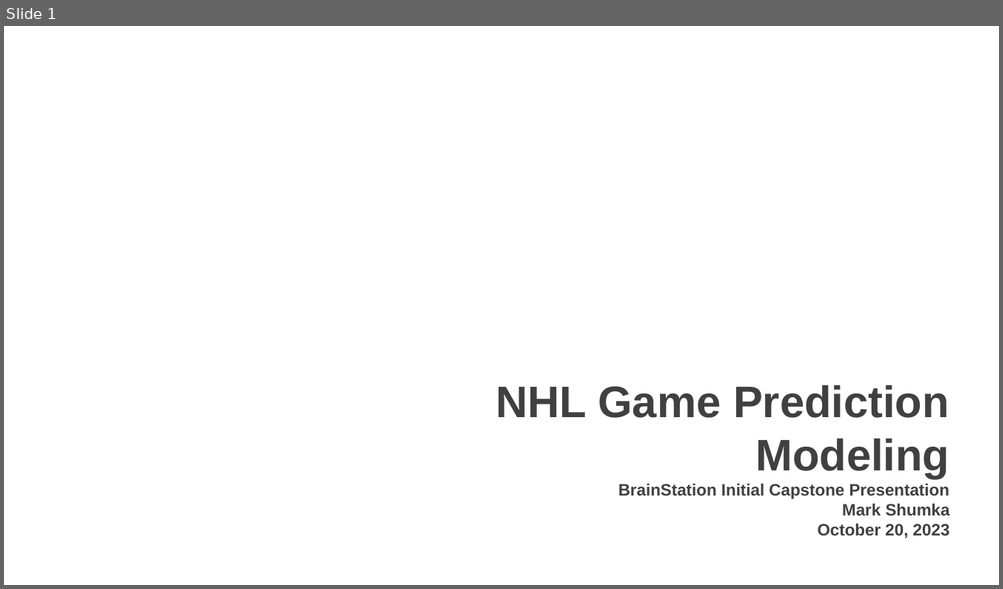
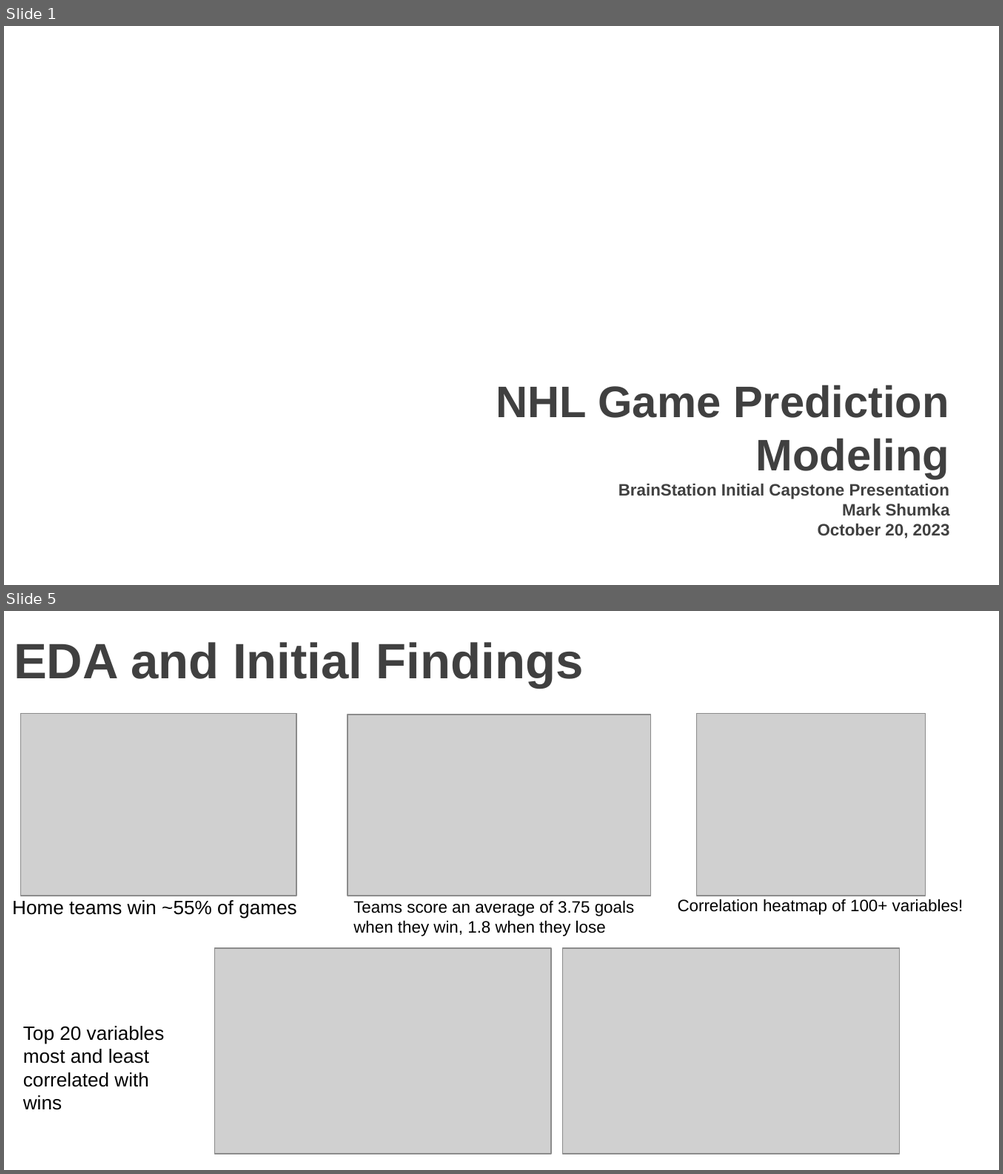
Before and after one commit to markshumka/NHL-Game-Predictor, a slide deck: Reports/Mark Shumka Initial Capstone Presentation.pptm. Shown one above the other, each under a label of ours: slide 1 before the commit, slides 1 and 5 after it; the slides between them are not shown. The pictures are 1003x589 and 1003x1174 pixels, drawn with LibreOffice and Linux fonts; fonts in the diff are those of the drawing; grey boxes stand for pictures; background and template pictures are left out. Boxes give left, top, right and bottom in pixels: in the first picture for what was removed or moved away, otherwise in the second. Text is boxed around its words. In the diff, an @@ line names an element or a change of style, - is before the commit and + after.

```diff
--- a/Reports/Mark Shumka Initial Capstone Presentation.pptm
+++ b/Reports/Mark Shumka Initial Capstone Presentation.pptm
@@ slide 5 added at [4,611,999,1170], background picture (left out) @@
@@ title added at [14,642,583,688], 36 pt, text #404040, bold @@
+EDA and Initial Findings
@@ picture added at [21,713,296,895] @@
@@ picture added at [347,715,651,895] @@
@@ picture added at [696,713,925,897] @@
@@ text added at [677,899,963,915], 12 pt, text #000000 @@
+Correlation heatmap of 100+ variables!
@@ text added at [12,900,297,919], 14 pt, text #000000 @@
+Home teams win ~55% of games
@@ text added at [353,900,634,937], 12 pt, text #000000 @@
+Teams score an average of 3.75 goals when they win, 1.8 when they lose
@@ picture added at [215,948,551,1154] @@
@@ picture added at [563,948,899,1154] @@
@@ text added at [23,1026,165,1111], 14 pt, text #000000 @@
+Top 20 variables most and least correlated with wins
```
Also in this commit, not shown: 2 slides changed, 1 other slide added, 4 slides removed.
